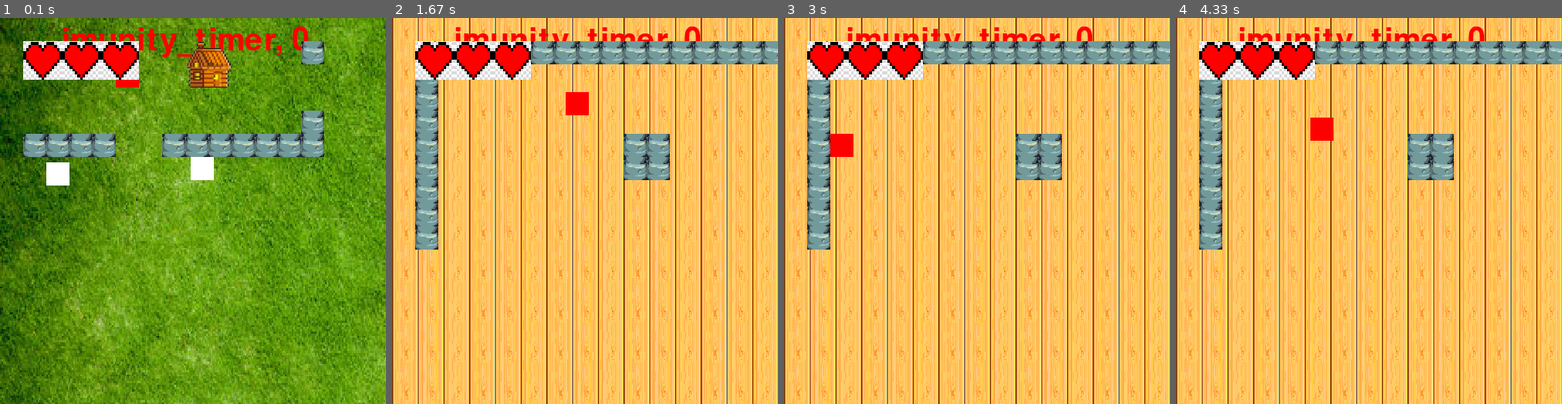
Above: before the commit, frames 1-4 (left to right).
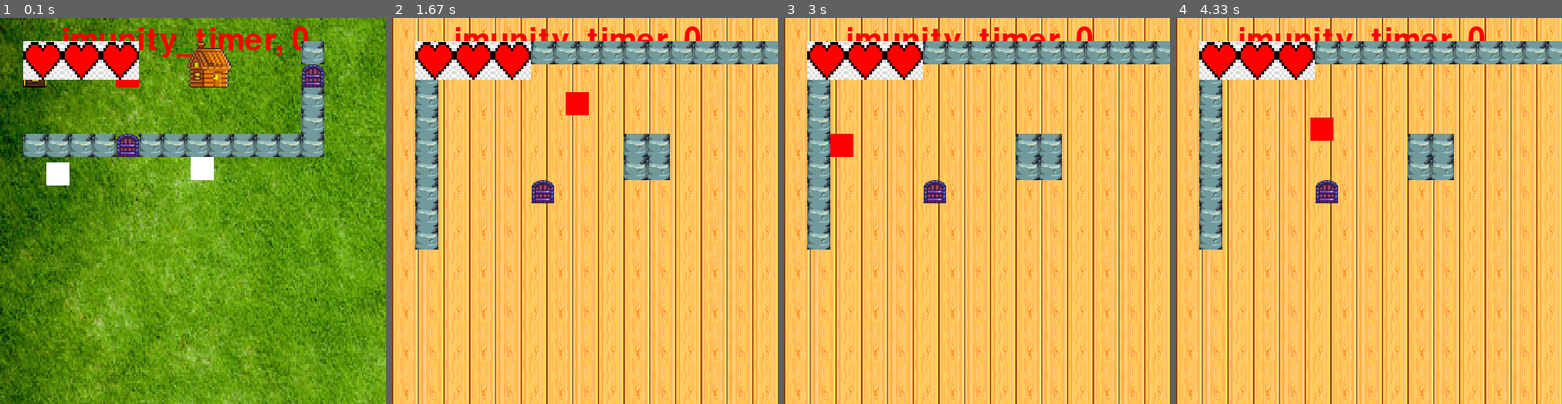
Above: after the commit, the same moments.

Repository: Doogi789/2d_spill
Game: pygame game, started from spill.py
The game is run twice, just before and just after one commit, with the same random seed, the same clock (stepped at 60 frames per second) and the same inputs.
Inputs:
- Up to frame 1 (0.1 s): no input
- Up to frame 2 (1.67 s): hold D 0.33-0.8 s; hold W 0.83-1.13 s; hold D 1.17-1.63 s
- Up to frame 3 (3 s): hold A 1.67-2.2 s; hold S 2.23-2.53 s; hold A 2.57-2.97 s
- Up to frame 4 (4.33 s): hold W 3-3.37 s; hold D 3.4-4.03 s; hold S from 4.07 s (still down)

The runs differ from the first frame. In frame 1, 1.5% of the frame differs, in the area x 6-84%, y 12-36%; in frame 2, 0.3%; in frame 3, 0.3%; in frame 4, 0.3%.

Commit message:
mer pylint og en måte å få seg ut av house og tower med ved bruke av Door

Diff:
--- a/house.map
+++ b/house.map
@@ -4,6 +4,6 @@
 X......................X
 X..P.....XX............X
 X........XX............X
+X....D.................X
 X......................X
 X......................X
-X......................X
--- a/spill.py
+++ b/spill.py
@@ -82,6 +82,29 @@
         self.y = y
         self.image = pygame.Surface((self.width, self.height))
         self.image.fill(BLACK)
+        self.rect = pygame.Rect(self.x, self.y, self.width, self.height)
+        self.rect.topleft = (x, y)
+
+    def __str__(self):
+        return self.name
+
+    __repr__ = __str__
+
+
+class Door(pygame.sprite.Sprite):
+    width = 30
+    height = 30
+
+    def __init__(self, screen, name, x, y):
+        super().__init__()
+        self.screen = screen
+        self.x = x
+        self.y = y
+        self.name = name
+        self.original_image = pygame.image.load("door.png")
+        self.image = pygame.transform.scale(
+            self.original_image, (self.width, self.height)
+        )
         self.rect = pygame.Rect(self.x, self.y, self.width, self.height)
         self.rect.topleft = (x, y)
 
@@ -197,9 +220,9 @@
 
         self.rect = pygame.Rect(self.x, self.y, self.width, self.height)
 
-    def check_col(self, objects):
+    def check_collision(self, objects):
         for obj in objects:
-            if isinstance(obj, (Chest, Tower, House)):
+            if isinstance(obj, (Chest, Tower, House, Door)):
                 if self.rect.colliderect(obj.rect):
                     self.x, self.y = collision(obj, self.rect)
 
@@ -220,7 +243,7 @@
         # print("enemy")
         for enemy in game.enemies:
             enemy.update_pose(game.player.x, game.player.y, game)
-            enemy.check_col(game.all_objects)
+            enemy.check_collision(game.all_objects)
 
 
 class Wall(pygame.sprite.Sprite):
@@ -352,7 +375,6 @@
             self.can_use_sword = False
 
     def update_pos(self, player):
-        self.direction = player.direction
         if self.show_sword:
             self.timer += 1
             if player.direction == pygame.math.Vector2(0, 0):
@@ -436,7 +458,7 @@
 
         return self.hearts.life
 
-    def update_pose(self, game):
+    def update_pose(self):
         button = pygame.key.get_pressed()
         self.direction = pygame.math.Vector2(0, 0)
 
@@ -462,31 +484,36 @@
         self.rect.x = self.x
         self.rect.y = self.y
 
-    def check_col(self, objects, game):
+    def check_collison(self, objects, game):
         for obj in objects:
-            if isinstance(obj, (Wall, Nothing)):
-                if self.rect.colliderect(obj.rect):
+            if self.rect.colliderect(obj.rect):
+                if isinstance(obj, (Wall, Nothing)):
                     self.x, self.y = collision(obj, self.rect)
 
-            elif isinstance(obj, Tower):
-                if self.rect.colliderect(obj.rect):
+                elif isinstance(obj, Tower):
                     # print(self, "collided with", obj)
                     game.new_background_tower = True
                     self.x, self.y = collision(obj, self.rect)
 
-            elif isinstance(obj, House):
-                if self.rect.colliderect(obj.rect):
+                elif isinstance(obj, House):
                     # print(self, "collided with", obj)
                     game.new_background_house = True
                     self.x, self.y = collision(obj, self.rect)
 
+                elif isinstance(obj, Door):
+                    # print(self, "collided with ", obj)
+                    if game.in_building:
+                        game.in_building = False
+                        game.new_background_world = True
+                        self.x, self.y = collision(obj, self.rect)
+
             # print(self, "collided with ", obj)
 
     def update(self, game):
         # print("player")
-        game.player.update_pose(game)
+        game.player.update_pose()
         game.player.update_life(game.all_objects, game)
-        game.player.check_col(game.all_objects, game)
+        game.player.check_collison(game.all_objects, game)
         game.sword.update_pos(game.player)
         game.sword.attack()
         game.player.hearts.draw()
@@ -527,8 +554,11 @@
         self.camera = Camera()
         self.screen = pygame.display.set_mode((SCREEN_WIDTH, SCREEN_HEIGHT))
         self.tekst_size = pygame.font.Font(None, 60)
+        # new background
         self.new_background_tower = False
         self.new_background_house = False
+        self.new_background_world = False
+        self.in_building = False
         # creating world
         self.all_objects = pygame.sprite.Group()
         self.enemies = pygame.sprite.Group()
@@ -538,9 +568,12 @@
         self.nothings = pygame.sprite.Group()
         self.houses = pygame.sprite.Group()
         self.crashable_objects = pygame.sprite.Group()
+        self.doors = pygame.sprite.Group()
         self.crashable_objects.add(
-            self.walls, self.chests, self.towers, self.nothings, self.houses
-        )
+            self.walls, self.chests, self.towers, self.nothings, self.houses, self.doors
+        )
+        self.player = None
+        self.sword = None
         self.create_world("world.map")
 
         self.player_imunity = False
@@ -562,13 +595,21 @@
                 self.imunity_timer = 0
 
     def check_background(self):
+        # print(self.in_building)
         if self.new_background_tower:
             self.create_world("tower.map")
             self.new_background_tower = False
+            self.in_building = True
 
         if self.new_background_house:
             self.create_world("house.map")
             self.new_background_house = False
+            self.in_building = True
+
+        if self.new_background_world:
+            self.create_world("world.map")
+            self.new_background_world = False
+            self.in_building = False
 
     def create_world(self, name: str):
         self.all_objects = pygame.sprite.Group()
@@ -578,6 +619,7 @@
         self.towers = pygame.sprite.Group()
         self.nothings = pygame.sprite.Group()
         self.houses = pygame.sprite.Group()
+        self.doors = pygame.sprite.Group()
 
         if name.startswith("tower"):
             self.background_image = pygame.image.load("tower.background.png")
@@ -605,28 +647,29 @@
                     if col == ".":
                         continue
                     if col == "N":
-                        nothing = Nothing(
-                            self.screen, "nothing" + str(x) + str(y), x, y
-                        )
-                        self.nothings.add(nothing)
+                        obj = Nothing(self.screen, "nothing" + str(x) + str(y), x, y)
+                        self.nothings.add(obj)
                     elif col == "P":
                         player = Player(self.screen, "player" + str(x) + str(y), x, y)
                         sword = PlayerSword()
                     elif col == "X":
-                        wall = Wall(self.screen, "wall " + str(x) + str(y), x, y)
-                        self.walls.add(wall)
+                        obj = Wall(self.screen, "wall " + str(x) + str(y), x, y)
+                        self.walls.add(obj)
                     elif col == "C":
-                        chest = Chest(self.screen, "chest " + str(x) + str(y), x, y)
-                        self.chests.add(chest)
+                        obj = Chest(self.screen, "chest " + str(x) + str(y), x, y)
+                        self.chests.add(obj)
                     elif col == "E":
-                        enemy = Enemy(self.screen, "enemy " + str(x) + str(y), x, y)
-                        self.enemies.add(enemy)
+                        obj = Enemy(self.screen, "enemy " + str(x) + str(y), x, y)
+                        self.enemies.add(obj)
                     elif col == "H":
-                        house = House(self.screen, "house" + str(x) + str(y), x, y)
-                        self.houses.add(house)
+                        obj = House(self.screen, "house" + str(x) + str(y), x, y)
+                        self.houses.add(obj)
                     elif col == "T":
-                        tower = Tower(self.screen, "tower " + str(x) + str(y), x, y)
-                        self.towers.add(tower)
+                        obj = Tower(self.screen, "tower " + str(x) + str(y), x, y)
+                        self.towers.add(obj)
+                    elif col == "D":
+                        obj = Door(self.screen, "door" + str(x) + str(y), x, y)
+                        self.doors.add(obj)
 
             if player is None or sword is None:
                 raise RuntimeWarning("player must be in the map")
@@ -643,6 +686,7 @@
                     self.player,
                     self.nothings,
                     self.houses,
+                    self.doors,
                 )
             )
 
--- a/world.map
+++ b/world.map
@@ -1,8 +1,8 @@
-.......H....X........................X
-....P...........................X
-.....................T....H.....X
+C......H....X........................X
+C...P.......D...................X
+............X........T....H.....X
 ............X...................X
-XXXX..XXXXXXX...................X
+XXXXDXXXXXXXX...................X
 .E.....E.......................EX
 ................................X
 ................................X
Binary file added: door.png
